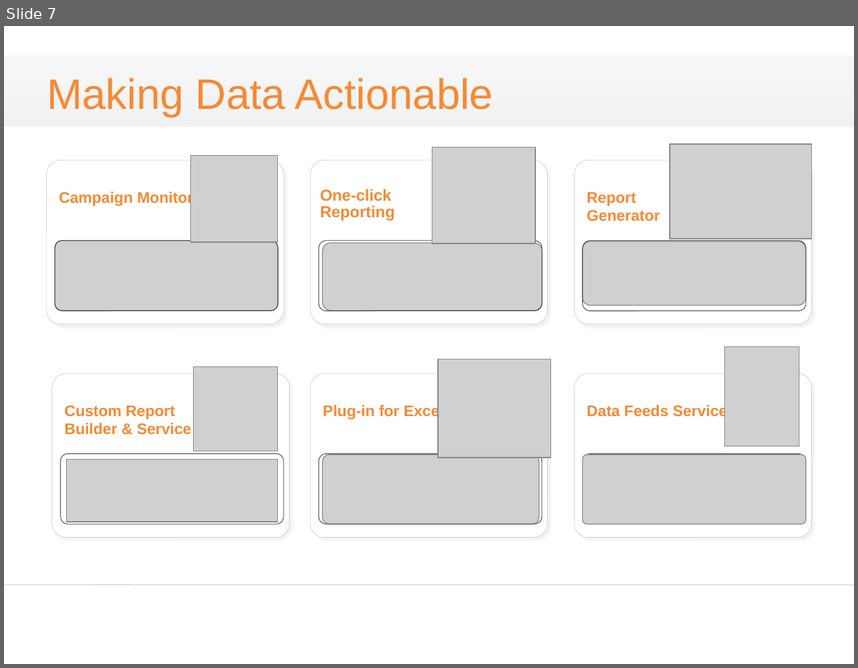
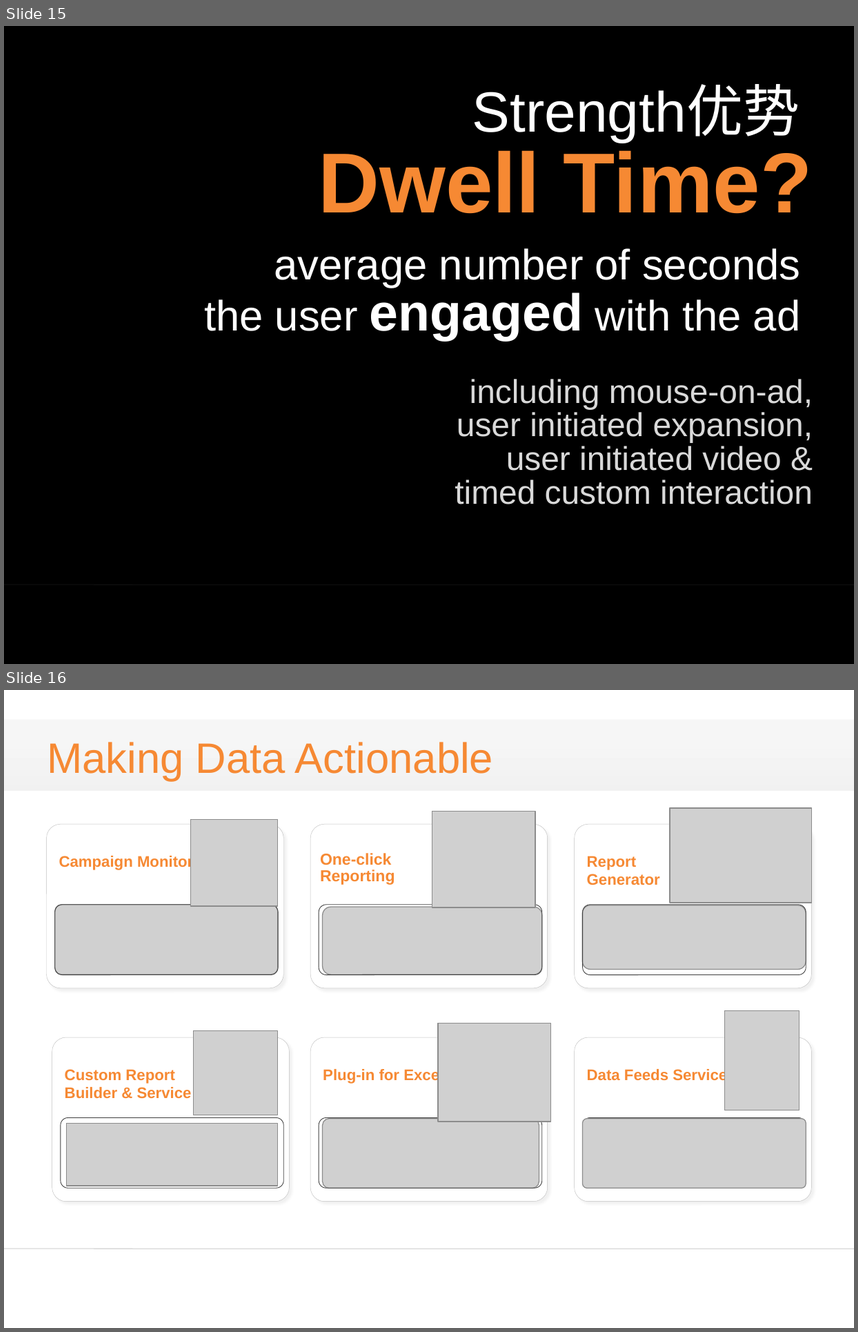
Before and after one commit to alucard263096/BP, a slide deck: bp3.pptx. Shown one above the other, each under a label of ours: slide 7 before the commit, slides 15 and 16 after it. The pictures are 858x668 and 858x1332 pixels, drawn with LibreOffice and Linux fonts; fonts in the diff are those of the drawing; grey boxes stand for pictures; background and template pictures are left out. Boxes give left, top, right and bottom in pixels: in the first picture for what was removed or moved away, otherwise in the second. Text is boxed around its words. In the diff, an @@ line names an element or a change of style, - is before the commit and + after.

```diff
--- a/bp3.pptx
+++ b/bp3.pptx
@@ slide 15 added at bbox=[4, 26, 854, 664], background #FFFFFF @@
@@ rectangle added at bbox=[4, 26, 854, 664], fill #000000 @@
@@ rectangle added at bbox=[4, 56, 854, 126], fill #FFFFFF at 6% opacity @@
@@ text added at bbox=[318, 87, 812, 214], 48 pt, text #FFFFFF @@
+Strength优势
+Dwell Time?
@@ text added at bbox=[204, 248, 800, 340], 36 pt, text #FFFFFF @@
+average number of seconds
+the user engaged with the ad
@@ text added at bbox=[455, 379, 813, 504], 28 pt, text #D9D9D9 @@
+including mouse-on-ad,
+user initiated expansion,
+user initiated video &
+timed custom interaction
@@ rectangle added at bbox=[4, 423, 854, 586], fill gradient #FFFFFF @@
@@ line added from (4, 584) to (854, 584), #0D0D0D 0.75 pt @@
@@ what was slide 7 is now slide 16 @@
```
Also in this commit, not shown: 12 slides changed, 9 other slides added, 2 slides removed.
